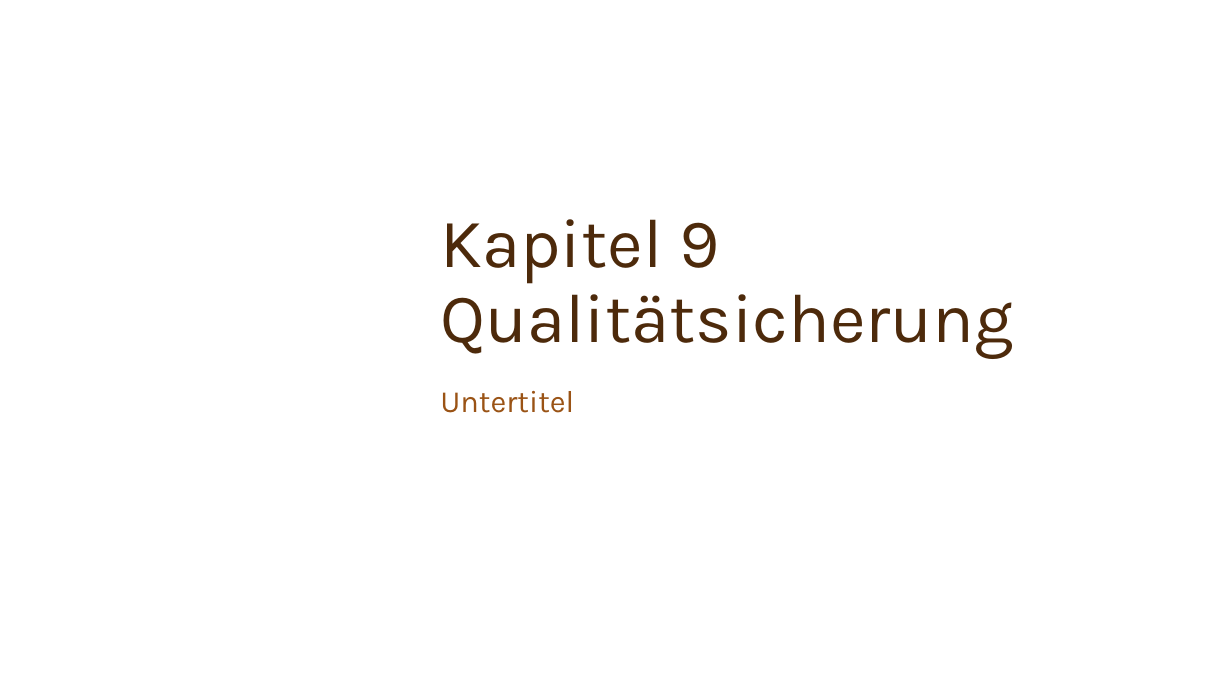
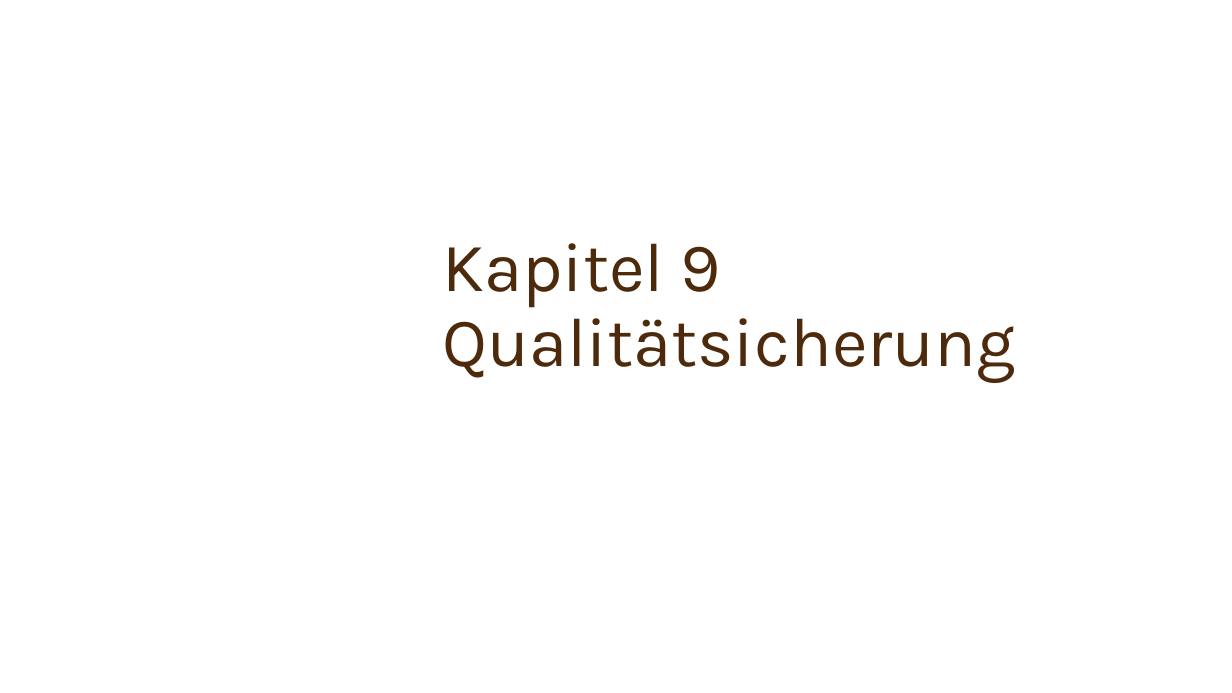
Before and after one commit to Team-6-SYP/Spassseite, a slide deck: slide 1 of Kapitel 9 Qualitätsicherung.pptx. Drawn at 1232x693 pixels with LibreOffice and Linux fonts; fonts in the diff are those of the drawing; background and template pictures are left out. Boxes give left, top, right and bottom in pixels: in the first picture for what was removed or moved away, otherwise in the second. Text is boxed around its words. In the diff, an @@ line names an element or a change of style, - is before the commit and + after.

```diff
--- a/Kapitel 9 Qualitätsicherung.pptx
+++ b/Kapitel 9 Qualitätsicherung.pptx
@@ title "Kapitel 9 Qualitätsicherung": place and size @@
-title "Kapitel 9 Qualitätsicherung" at box(440, 219, 1013, 358)
+title "Kapitel 9 Qualitätsicherung" at box(442, 243, 1015, 382)
@@ subtitle removed at box(440, 391, 574, 413) @@
-Untertitel
```
Also in this commit, not shown: 1 other slide changed, 2 slides added, 1 slide removed.
